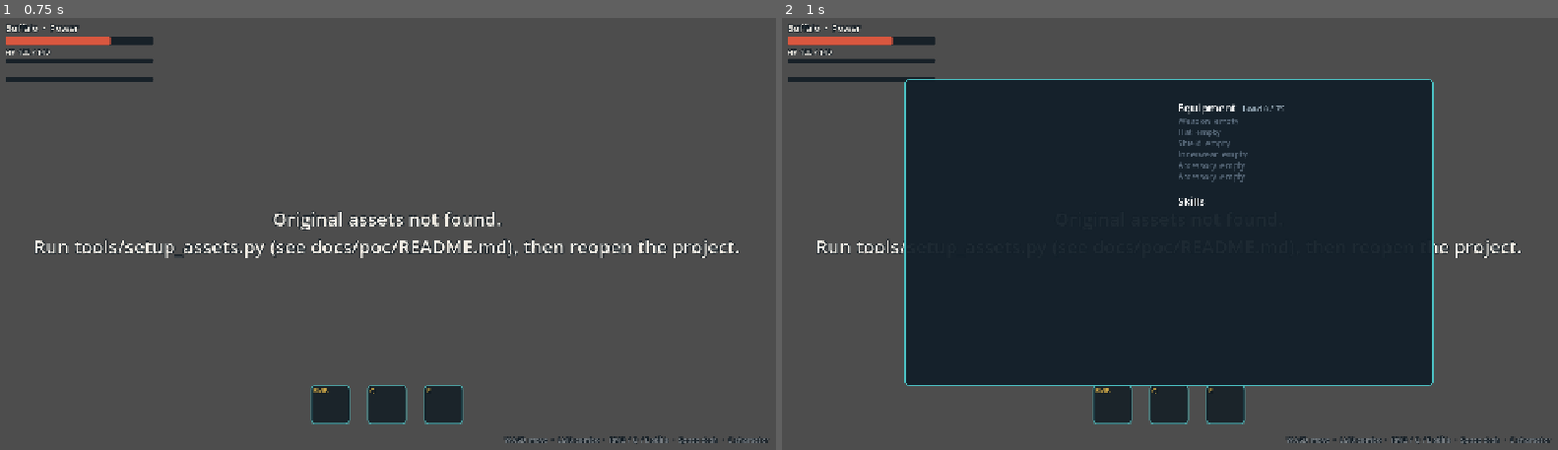
Above: before the commit, frames 1-2 (left to right).
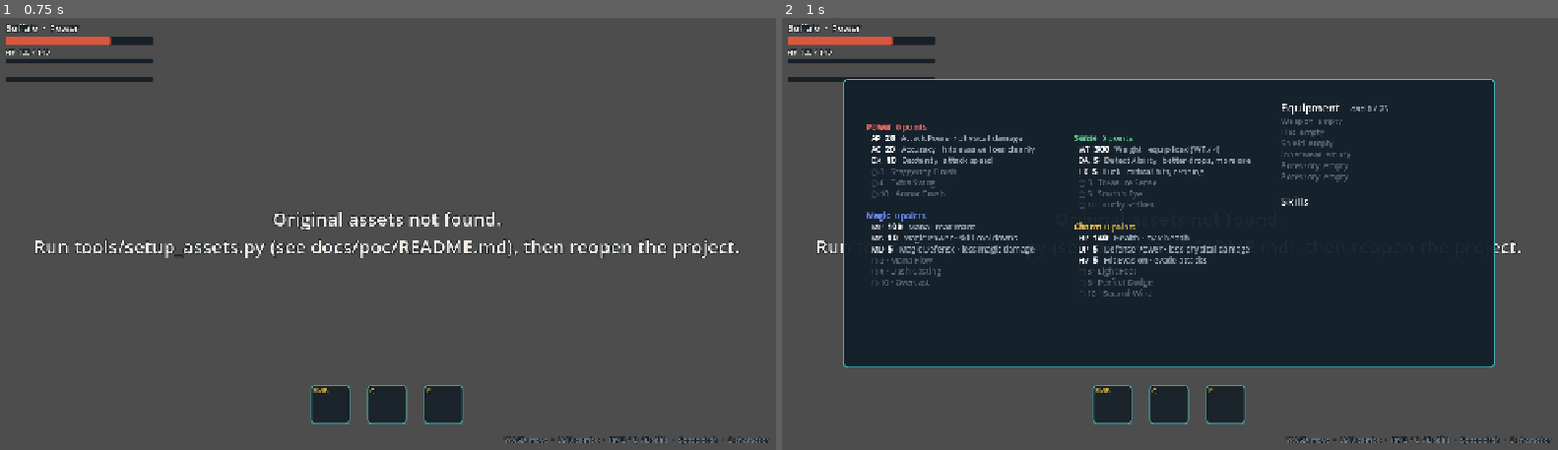
Above: after the commit, the same moments.

Repository: khaledchoucri/tricksterGodot
Game: Godot game, scene res://scenes/hub.tscn
Same seed, same stepped clock (60 frames per second), same inputs: the game is played once before the commit and once after it.
Inputs (mouse positions are in pixels of both pictures, inside the frame that each line leads up to):
- Up to frame 1 (0.75 s): tap Enter (ui_accept) at 0.5 s; move the mouse to (558, 212) at 0.52 s; press the mouse at (558, 212) at 0.53 s; hold D (move_right) from 0.53 s (still down)
- Up to frame 2 (1 s): keep holding D (move_right); tap Enter (ui_accept) at 0.77 s; tap C (character) at 0.8 s

Frame 1 is identical in both runs. In frame 2, 17% of the frame differs, in the area x 7-92%, y 14-86%.
Error in both runs: Invalid access to property or key 'display_name' on a base object of type 'Nil'. (res://scripts/hud.gd:56)

Commit message:
Fix pick icons, tall options, three-column character sheet, hammer grip
- Pick options show item icons (scene TextureRect) and grow with their text.
- Character sheet uses three columns so all four types fit.
- export_weapon: sprites centred on the art (hammers, sticks) are held by
  the lighter end of their long axis.
- Prefixes never repeat the item's own name (Lucky Amulet).
- tests/screenshots.tscn saves UI screenshots for review.

Co-Authored-By: Claude Opus 5.5 <noreply@anthropic.com>

Diff:
--- a/scenes/ui/character_sheet.tscn
+++ b/scenes/ui/character_sheet.tscn
@@ -3,16 +3,16 @@
 [ext_resource type="Script" path="res://scripts/ui/character_sheet.gd" id="1_sheet"]
 
 [node name="CharacterSheet" type="PanelContainer"]
-custom_minimum_size = Vector2(860, 500)
+custom_minimum_size = Vector2(1060, 470)
 anchors_preset = 8
 anchor_left = 0.5
 anchor_top = 0.5
 anchor_right = 0.5
 anchor_bottom = 0.5
-offset_left = -430.0
+offset_left = -530.0
 offset_top = -250.0
-offset_right = 430.0
-offset_bottom = 250.0
+offset_right = 530.0
+offset_bottom = 220.0
 grow_horizontal = 2
 grow_vertical = 2
 mouse_filter = 2
@@ -41,6 +41,16 @@
 bbcode_enabled = true
 scroll_active = false
 
+[node name="Middle" type="RichTextLabel" parent="Margin/Columns"]
+unique_name_in_owner = true
+layout_mode = 2
+size_flags_horizontal = 3
+mouse_filter = 2
+theme_override_font_sizes/normal_font_size = 13
+theme_override_font_sizes/bold_font_size = 13
+bbcode_enabled = true
+scroll_active = false
+
 [node name="Right" type="RichTextLabel" parent="Margin/Columns"]
 unique_name_in_owner = true
 layout_mode = 2
--- a/scenes/ui/pick_option.tscn
+++ b/scenes/ui/pick_option.tscn
@@ -25,3 +25,23 @@
 layout_mode = 2
 theme_override_colors/font_color = Color(0.659, 0.847, 0.855, 1)
 theme_override_font_sizes/font_size = 13
+
+[node name="Icon" type="TextureRect" parent="."]
+unique_name_in_owner = true
+visible = false
+texture_filter = 1
+layout_mode = 1
+anchors_preset = 6
+anchor_left = 1.0
+anchor_top = 0.5
+anchor_right = 1.0
+anchor_bottom = 0.5
+offset_left = -70.0
+offset_top = -24.0
+offset_right = -14.0
+offset_bottom = 24.0
+grow_horizontal = 0
+grow_vertical = 2
+mouse_filter = 2
+expand_mode = 1
+stretch_mode = 5
--- a/scripts/data/gear_item.gd
+++ b/scripts/data/gear_item.gd
@@ -53,7 +53,7 @@
 	var p := ""
 	var options: Array[String] = []
 	for key: String in PREFIXES:
-		if p_data.slot in PREFIXES[key].slots:
+		if p_data.slot in PREFIXES[key].slots and not p_data.display_name.begins_with(PREFIXES[key].name):
 			options.append(key)
 	if options.size() > 0 and randf() < 0.3 + 0.4 * quality:
 		p = options[randi() % options.size()]
--- a/scripts/ui/character_sheet.gd
+++ b/scripts/ui/character_sheet.gd
@@ -5,6 +5,7 @@
 ## and skill cards. Opens over the game without pausing it.
 
 @onready var _left: RichTextLabel = %Left
+@onready var _middle: RichTextLabel = %Middle
 @onready var _right: RichTextLabel = %Right
 
 
@@ -19,16 +20,24 @@
 
 
 func refresh() -> void:
-	_left.text = _stats_text()
+	_left.text = _header_text() + "
+" + _types_text(["power", "magic"])
+	_middle.text = "
+
+" + _types_text(["sense", "charm"])
 	_right.text = _gear_text()
 
 
-func _stats_text() -> String:
+func _header_text() -> String:
+	return "[font_size=18]%s  ·  %s[/font_size]   Lv %d
+[color=#9fb2c0]HP %d / %d   MP %d / %d   %d Galder   %d %ss[/color]" % [
+		Run.cls.display_name, Run.job.display_name, Run.level, Run.hp, Run.max_hp, Run.mp, Run.max_mp, Run.galder,
+		Run.ore, Run.ORE_NAME]
+
+
+func _types_text(types: Array) -> String:
 	var lines: PackedStringArray = []
-	lines.append("[font_size=18]%s  ·  %s[/font_size]   Lv %d" % [Run.cls.display_name, Run.job.display_name, Run.level])
-	lines.append("[color=#9fb2c0]HP %d / %d   MP %d / %d   %d Galder   %d %ss[/color]" % [Run.hp, Run.max_hp,
-		Run.mp, Run.max_mp, Run.galder, Run.ore, Run.ORE_NAME])
-	for t: String in Stats.TYPE_ORDER:
+	for t: String in types:
 		var info: Dictionary = Stats.TYPES[t]
 		lines.append("")
 		lines.append("[color=#%s][b]%s[/b]  %d points[/color]" % [info.color.to_html(false), info.name, Run.type_points[t]])
@@ -41,7 +50,8 @@
 			var on: bool = Run.type_points[t] >= Stats.THRESHOLDS[i]
 			lines.append("  [color=#%s]%s %d · %s[/color]" % ["e8e0c0" if on else "5a6b7c",
 				"●" if on else "○", Stats.THRESHOLDS[i], tr.name])
-	return "\n".join(lines)
+	return "
+".join(lines)
 
 
 func _gear_text() -> String:
--- a/scripts/ui/pick_option.gd
+++ b/scripts/ui/pick_option.gd
@@ -2,19 +2,15 @@
 extends Button
 ## One choice in the pick-one panel (a card, a type point, gear, a refine).
 
-const ICON_SCALE := 1.5
+const LINE_HEIGHT := 18.0
 
 
 func setup(index: int, title: String, tag: String, text: String, icon_tex: Texture2D = null) -> void:
 	(%Head as Label).text = "%d.  %s   %s" % [index + 1, title, tag]
 	(%Body as Label).text = text
-	if icon_tex:
-		var r := TextureRect.new()
-		r.texture = icon_tex
-		r.texture_filter = CanvasItem.TEXTURE_FILTER_NEAREST
-		r.mouse_filter = Control.MOUSE_FILTER_IGNORE
-		r.scale = Vector2.ONE * ICON_SCALE
-		r.set_anchors_preset(Control.PRESET_CENTER_RIGHT)
-		r.position = Vector2(custom_minimum_size.x - icon_tex.get_width() * ICON_SCALE - 14.0,
-			(custom_minimum_size.y - icon_tex.get_height() * ICON_SCALE) / 2.0)
-		add_child(r)
+	var icon_rect: TextureRect = %Icon
+	icon_rect.texture = icon_tex
+	icon_rect.visible = icon_tex != null
+	# Grow for bodies longer than one line.
+	custom_minimum_size.y = maxf(custom_minimum_size.y, 46.0 + LINE_HEIGHT * text.count("
+") + LINE_HEIGHT)
--- /dev/null
+++ b/tests/screenshots.gd
@@ -0,0 +1,74 @@
+extends Node
+## Saves screenshots of the run UI for review: level-up types, gear, the
+## anvil, the character sheet, and combat with a hammer. Needs a window
+## (not --headless):
+##   godot res://tests/screenshots.tscn -- out=C:/some/folder
+
+var out := "user://screenshots"
+var game
+
+
+func _ready() -> void:
+	for a in OS.get_cmdline_user_args():
+		if a.begins_with("out="):
+			out = a.substr(4)
+	DirAccess.make_dir_recursive_absolute(out)
+	Profile.use_path("user://screenshot_profile.json", true)
+	_shoot.call_deferred()
+
+
+func _snap(file: String) -> void:
+	await RenderingServer.frame_post_draw
+	get_viewport().get_texture().get_image().save_png(out.path_join(file + ".png"))
+	print("saved ", file)
+
+
+func _wait(t: float) -> void:
+	await get_tree().create_timer(t, true).timeout
+
+
+func _shoot() -> void:
+	game = load("res://scenes/game.tscn").instantiate()
+	add_child(game)
+	await _wait(3.0)
+	var player: Player = game.player
+	Run.equip(GearItem.roll(load("res://data/items/pretty_hammer.tres"), 0.8))
+	Run.equip(GearItem.roll(load("res://data/items/wood_helmet.tres"), 0.8))
+	Run.equip(GearItem.roll(load("res://data/items/lucky_amulet.tres"), 0.8))
+	while Run.type_points.power < 6:
+		Run.apply_type("power")
+	Run.apply_type("sense")
+	player.refresh_gear()
+	for e in game.room.enemies:
+		e.global_position = player.global_position + Vector2(60, 20)
+	player.aim = Vector2(1, 0.3).normalized()
+	player.attack.start(0)
+	await _wait(0.12)
+	await _snap("01_hammer_swing")
+	player.attack.start(2)
+	await _wait(0.28)
+	await _snap("02_hammer_finisher")
+	game.hud.sheet.toggle()
+	await _wait(0.2)
+	await _snap("03_character_sheet")
+	game.hud.sheet.toggle()
+	game._start_pick("type", Stats.TYPE_ORDER.duplicate())
+	await _wait(0.3)
+	await _snap("04_type_pick")
+	game.hud._on_pick(0)
+	game._start_pick("gear", Run.gear_offers(2))
+	await _wait(0.3)
+	await _snap("05_gear_pick")
+	game.hud.pick_panel.visible = false
+	get_tree().paused = false
+	Run.ore = 6
+	Run.galder = 500
+	game._open_anvil()
+	await _wait(0.3)
+	await _snap("06_anvil")
+	game.hud.pick_panel.visible = false
+	get_tree().paused = false
+	game._start_pick("job", Run.job.next_jobs.duplicate())
+	await _wait(0.3)
+	await _snap("07_job_change")
+	get_tree().quit()
--- /dev/null
+++ b/tests/screenshots.tscn
@@ -0,0 +1,7 @@
+[gd_scene load_steps=2 format=3]
+
+[ext_resource type="Script" path="res://tests/screenshots.gd" id="1"]
+
+[node name="Screenshots" type="Node"]
+process_mode = 3
+script = ExtResource("1")
Not shown, changed: tools/export_weapon.py
